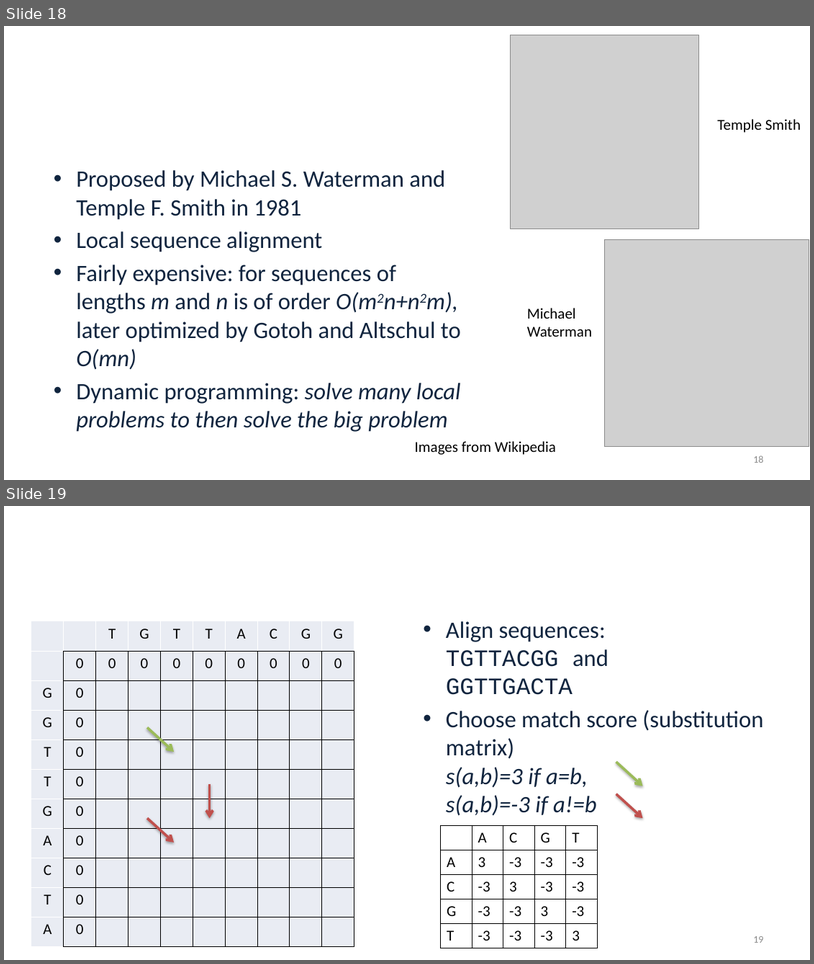
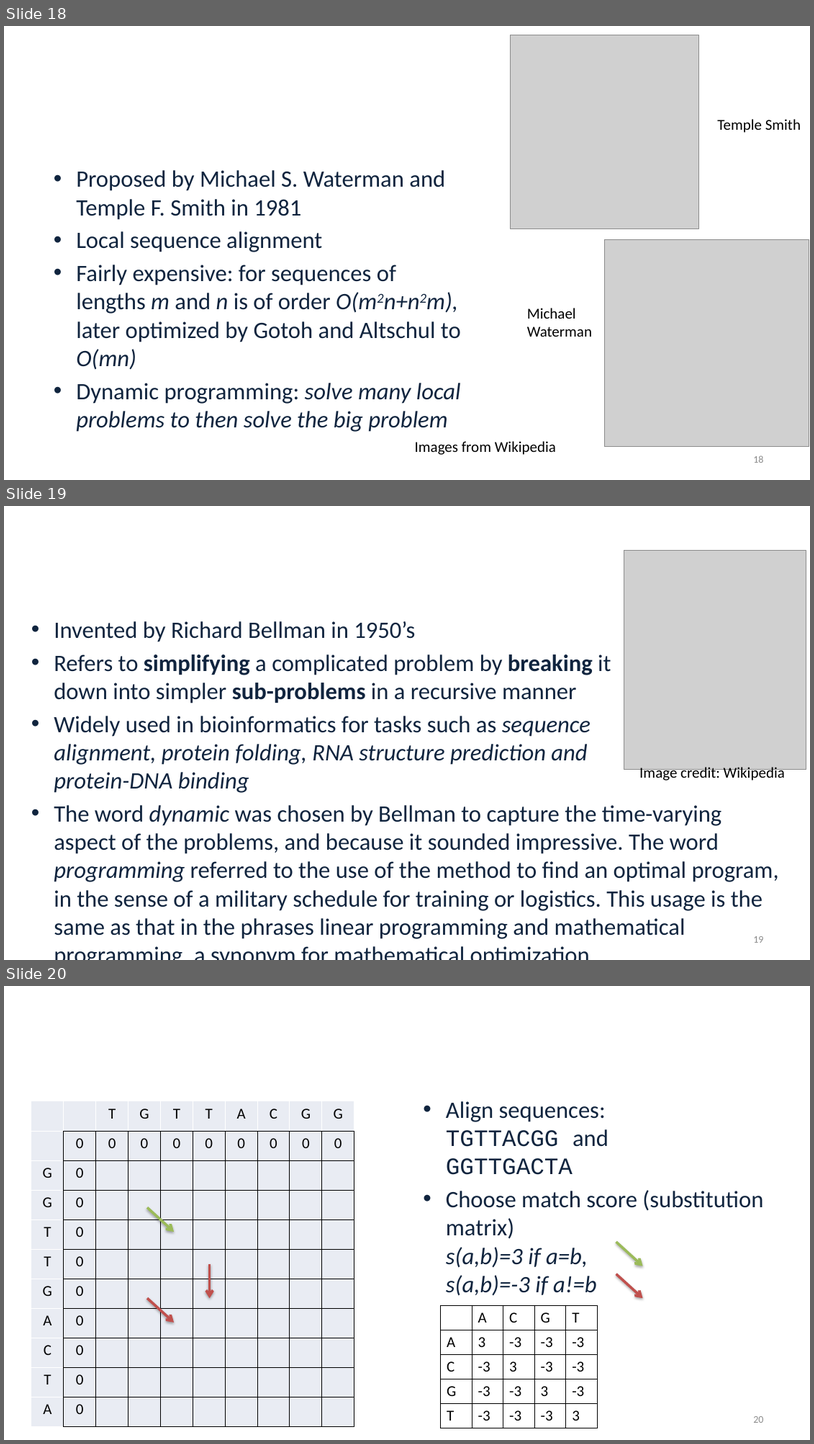
Before and after one commit to alekseyzimin/BME-Algorithms-for-Analysis-of-Genomic-Data, a slide deck: Fall 2026/Week 2 -- Probabilistic estimations, Sequence alignment, Minimizers.pptx. Shown one above the other, each under a label of ours: slides 18 and 19 before the commit, slides 18, 19 and 20 after it. The pictures are 814x964 and 814x1444 pixels, drawn with LibreOffice and Linux fonts; fonts in the diff are those of the drawing; grey boxes stand for pictures; background and template pictures are left out. Boxes give left, top, right and bottom in pixels: in the first picture for what was removed or moved away, otherwise in the second. Text is boxed around its words. In the diff, an @@ line names an element or a change of style, - is before the commit and + after.

```diff
--- a/Fall 2026/Week 2 -- Probabilistic estimations, Sequence alignment, Minimizers.pptx
+++ b/Fall 2026/Week 2 -- Probabilistic estimations, Sequence alignment, Minimizers.pptx
@@ slide 19 added at (x1=4, y1=506, x2=810, y2=960), background picture (left out) @@
@@ title added at (x1=44, y1=551, x2=769, y2=581), 32.4 pt, text #FFFFFF @@
+Dynamic Programming
@@ picture added at (x1=624, y1=550, x2=806, y2=769) @@
@@ text added at (x1=54, y1=621, x2=779, y2=939), 28 pt, text #0F243E @@
+• Invented by Richard Bellman in 1950’s
+• Refers to simplifying a complicated problem by breaking it
+  down into simpler sub-problems in a recursive manner
+• Widely used in bioinformatics for tasks such as sequence
+  alignment, protein folding, RNA structure prediction and
+  protein-DNA binding
+• The word dynamic was chosen by Bellman to capture the time-varying aspect of the problems, and because it sounded impressive. The word programming referred to the use of the method to find an optimal program, in the sense of a military schedule for training or logistics. This usage is the same as that in the phrases linear programming and mathematical programming, a synonym for mathematical optimization.
@@ text added at (x1=640, y1=765, x2=785, y2=782), 18 pt, text #000000 @@
+Image credit: Wikipedia
@@ page number added at (x1=754, y1=936, x2=764, y2=942), 12 pt, text #8C8C8C @@
+19
@@ what was slide 19 is now slide 20 @@
@@ page number at (x1=754, y1=1416, x2=764, y2=1422): text changed @@
-19
+20
```
Also in this commit, not shown: 1 other file.
